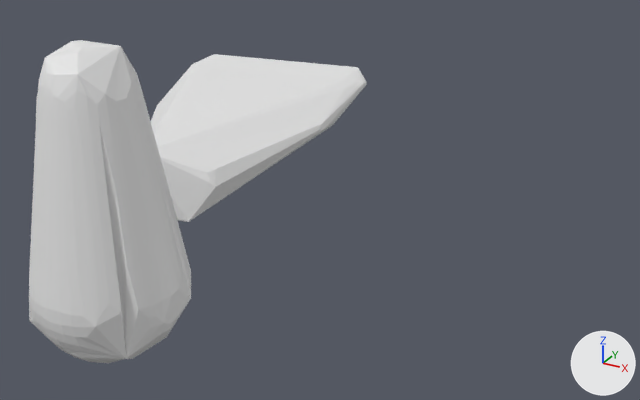
Renders of the glTF model game/assets/models/landmarks/cinderlea_choir_colossus_c/cinderlea_choir_colossus_c_col.glb from each side of a commit.
Rendered twice from a 50 mm lens placed at (56.5, -58.9, 45.2), pointed at (13.8, 18.8, 6.4). Arrows for +X, +Y and +Z are at lower right; the lights stay in place. The older version comes first. Vertices at exactly the same position are counted once.

The first picture shows 'cinderlea_choir_colossus_c_col'.
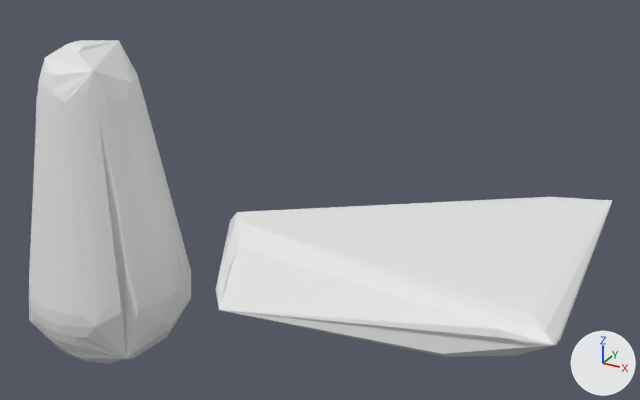
Boxes [x1, y1, x2, y2] around the edits, measured in the pictures (640 x 400 px; the box of a moved part takes in the faces that stretch with it):
'cinderlea_choir_colossus_c_col', reshaped (72% wider): before [29, 40, 367, 364]; after [29, 40, 612, 364]
part 1 of me_cinderlea_choir_colossus_c_col, added: after [216, 197, 612, 357]
part 2 of me_cinderlea_choir_colossus_c_col, deleted: before [151, 54, 367, 222]
part 3 of me_cinderlea_choir_colossus_c_col, moved or reshaped: [45, 40, 140, 104] in both

Patch to the scene script:
```diff
--- a/game/assets/models/landmarks/cinderlea_choir_colossus_c/cinderlea_choir_colossus_c_col.glb.py
+++ b/game/assets/models/landmarks/cinderlea_choir_colossus_c/cinderlea_choir_colossus_c_col.glb.py
@@ me_cinderlea_choir_colossus_c_col @@
 # used by ob_cinderlea_choir_colossus_c_col; location = (0.0, 0.0, 0.0)
-me_cinderlea_choir_colossus_c_col.from_pydata(...)  # 526 vertices, 1343 faces; spans x -20.2..8.0, y -8.0..47.9, z -6.5..26.2
+me_cinderlea_choir_colossus_c_col.from_pydata(...)  # 528 vertices, 1347 faces; spans x -8.0..45.7, y -8.0..21.0, z -6.5..26.2
+# me_cinderlea_choir_colossus_c_col part 1: a new loose piece of 74 vertices spanning x 11.0..45.7, y -6.2..21.0, z 2.0..13.1
+# me_cinderlea_choir_colossus_c_col part 2: the loose piece of 72 vertices spanning x -20.2..6.5, y 11.4..47.9, z 2.4..13.0 is deleted
+# me_cinderlea_choir_colossus_c_col part 3
+# 3 vertices are removed from x -2.6..2.9, y -3.4..3.1, z 24.3..25.8
+# 38 faces are deleted
+# 1 vertex moves from x -1.0, y -0.5, z 26.2 to x -0.5, y -1.0, z 26.2
+# 3 vertices are added at (-3.4, 2.0, 24.3), (1.4, 2.9, 25.8), (3.1, -2.6, 24.5)
+# 38 new faces join them
```
